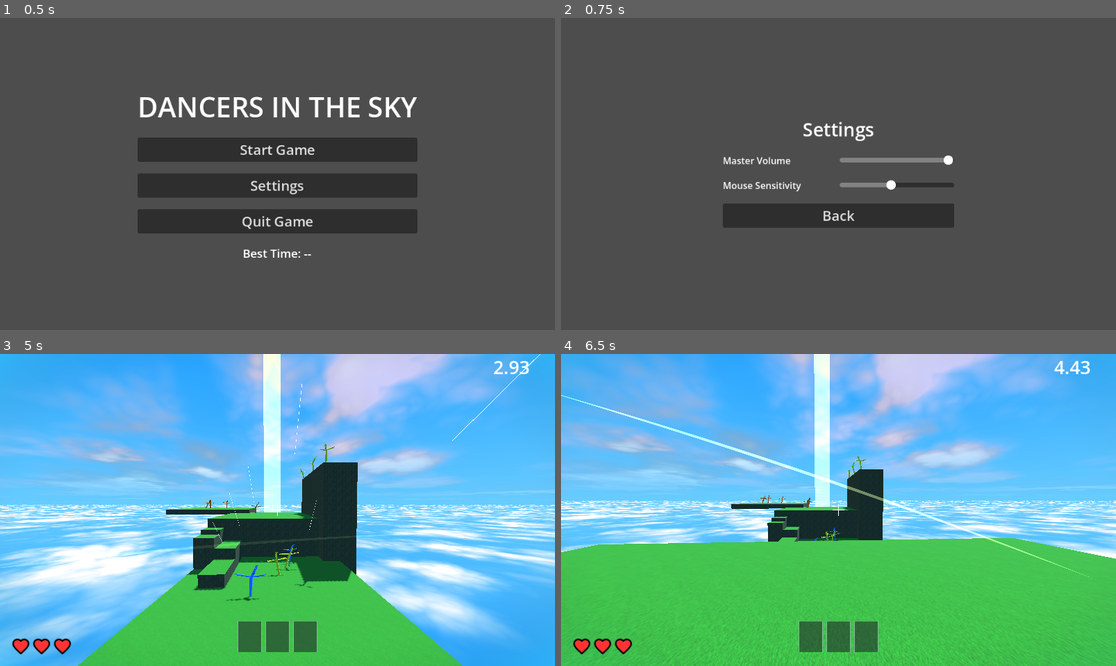
Above: before the commit, frames 1-4 (two rows, left to right).
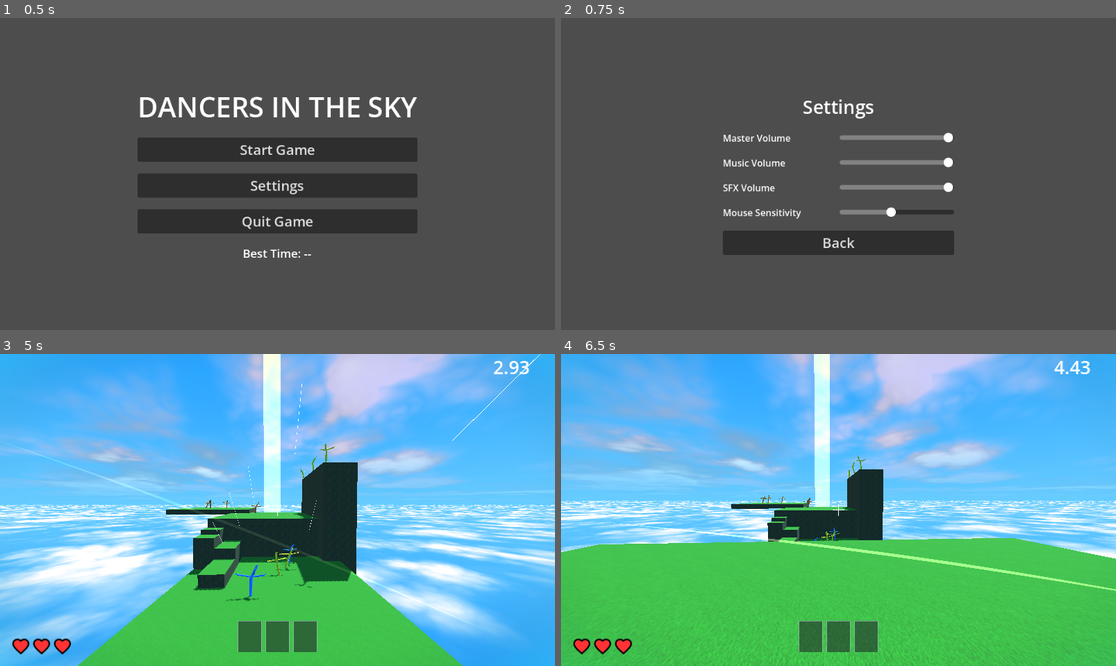
Above: after the commit, the same moments.

Repository: drekunia/tubeland
Game: Godot game, scene res://scenes/system/main_menu.tscn
Two runs of this game, one before a commit and one after it. Both use one fixed random seed, a clock stepped at 60 frames per second and the inputs below. The engine's default icon, where the game draws it, is replaced by a stand-in: a white triangle on a blue panel in a dark square. Sound files missing from this copy of the repository are replaced by a short silence.
Inputs (mouse positions are in pixels of both pictures, inside the frame that each line leads up to):
- Up to frame 1 (0.5 s): no input
- Up to frame 2 (0.75 s): click "Settings" at 0.5 s
- Up to frame 3 (5 s): click "Back" at 1.25 s; click "Start Game" at 2 s; move the mouse to (305, 510) at 2.77 s; press the mouse at (305, 510) at 2.78 s; hold W (move_forward) from 2.78 s (still down); tap Space (jump) at 3.02, 3.05, 3.32, 3.6, 3.77, 4.07, 4.55 s; move the mouse to (249, 510) at 3.52 s; release the mouse at (249, 510) at 3.53 s; click (249, 510) at 3.8 s; move the mouse to (288, 503) at 4.27 s; press the mouse at (288, 503) at 4.28 s
- Up to frame 4 (6.5 s): keep holding W (move_forward); move the mouse to (832, 516) at 5.02 s; release the mouse at (832, 516) at 5.03 s; right-click (832, 516) at 5.1 s; tap Space (jump) at 5.27, 5.57, 6.02, 6.05, 6.32 s; click (832, 516) at 5.3 s; move the mouse to (877, 513) at 5.77 s; press the mouse at (877, 513) at 5.78 s; tap G (reset_checkpoint) at 6.4 s

Frame 1 is identical in both runs. In frame 2, 8.4% of the frame differs, in the area x 29-71%, y 26-76%; in frame 3, less than 0.1%; in frame 4, 1.3%.

Commit message:
sounds

Diff:
--- a/scenes/system/main_menu.tscn
+++ b/scenes/system/main_menu.tscn
@@ -91,6 +91,38 @@
 step = 1.0
 value = 10.0
 
+[node name="MusicHBox" type="HBoxContainer" parent="SettingsVBox"]
+layout_mode = 2
+
+[node name="Label" type="Label" parent="SettingsVBox/MusicHBox"]
+layout_mode = 2
+size_flags_horizontal = 3
+text = "Music Volume"
+
+[node name="MusicSlider" type="HSlider" parent="SettingsVBox/MusicHBox"]
+layout_mode = 2
+size_flags_horizontal = 3
+size_flags_vertical = 4
+max_value = 10.0
+step = 1.0
+value = 10.0
+
+[node name="SFXHBox" type="HBoxContainer" parent="SettingsVBox"]
+layout_mode = 2
+
+[node name="Label" type="Label" parent="SettingsVBox/SFXHBox"]
+layout_mode = 2
+size_flags_horizontal = 3
+text = "SFX Volume"
+
+[node name="SFXSlider" type="HSlider" parent="SettingsVBox/SFXHBox"]
+layout_mode = 2
+size_flags_horizontal = 3
+size_flags_vertical = 4
+max_value = 10.0
+step = 1.0
+value = 10.0
+
 [node name="SensHBox" type="HBoxContainer" parent="SettingsVBox"]
 layout_mode = 2
 
@@ -117,5 +149,7 @@
 [connection signal="pressed" from="MainVBox/SettingsButton" to="." method="_on_settings_button_pressed"]
 [connection signal="pressed" from="MainVBox/QuitButton" to="." method="_on_quit_button_pressed"]
 [connection signal="value_changed" from="SettingsVBox/VolumeHBox/VolumeSlider" to="." method="_on_volume_slider_value_changed"]
+[connection signal="value_changed" from="SettingsVBox/MusicHBox/MusicSlider" to="." method="_on_music_slider_value_changed"]
+[connection signal="value_changed" from="SettingsVBox/SFXHBox/SFXSlider" to="." method="_on_sfx_slider_value_changed"]
 [connection signal="value_changed" from="SettingsVBox/SensHBox/SensSlider" to="." method="_on_sens_slider_value_changed"]
 [connection signal="pressed" from="SettingsVBox/BackButton" to="." method="_on_settings_back_button_pressed"]
--- a/scenes/system/pause_menu.tscn
+++ b/scenes/system/pause_menu.tscn
@@ -105,6 +105,38 @@
 step = 1.0
 value = 10.0
 
+[node name="MusicHBox" type="HBoxContainer" parent="SettingsVBox"]
+layout_mode = 2
+
+[node name="Label" type="Label" parent="SettingsVBox/MusicHBox"]
+layout_mode = 2
+size_flags_horizontal = 3
+text = "Music Volume"
+
+[node name="MusicSlider" type="HSlider" parent="SettingsVBox/MusicHBox"]
+layout_mode = 2
+size_flags_horizontal = 3
+size_flags_vertical = 4
+max_value = 10.0
+step = 1.0
+value = 10.0
+
+[node name="SFXHBox" type="HBoxContainer" parent="SettingsVBox"]
+layout_mode = 2
+
+[node name="Label" type="Label" parent="SettingsVBox/SFXHBox"]
+layout_mode = 2
+size_flags_horizontal = 3
+text = "SFX Volume"
+
+[node name="SFXSlider" type="HSlider" parent="SettingsVBox/SFXHBox"]
+layout_mode = 2
+size_flags_horizontal = 3
+size_flags_vertical = 4
+max_value = 10.0
+step = 1.0
+value = 10.0
+
 [node name="SensHBox" type="HBoxContainer" parent="SettingsVBox"]
 layout_mode = 2
 
@@ -132,5 +164,7 @@
 [connection signal="pressed" from="MainVBox/SettingsButton" to="." method="_on_settings_button_pressed"]
 [connection signal="pressed" from="MainVBox/ExitButton" to="." method="_on_exit_button_pressed"]
 [connection signal="value_changed" from="SettingsVBox/VolumeHBox/VolumeSlider" to="." method="_on_volume_slider_value_changed"]
+[connection signal="value_changed" from="SettingsVBox/MusicHBox/MusicSlider" to="." method="_on_music_slider_value_changed"]
+[connection signal="value_changed" from="SettingsVBox/SFXHBox/SFXSlider" to="." method="_on_sfx_slider_value_changed"]
 [connection signal="value_changed" from="SettingsVBox/SensHBox/SensSlider" to="." method="_on_sens_slider_value_changed"]
 [connection signal="pressed" from="SettingsVBox/BackButton" to="." method="_on_settings_back_button_pressed"]
--- a/scripts/enemies/target_dummy.gd
+++ b/scripts/enemies/target_dummy.gd
@@ -84,6 +84,15 @@
 	var proj = enemy_projectile_scene.instantiate() as Node3D
 	get_tree().current_scene.add_child(proj)
 
+	# Play shoot sound
+	var sfx = AudioStreamPlayer3D.new()
+	sfx.stream = preload("res://assets/audio/sfx/enemy_shoot.wav")
+	sfx.bus = "SFX"
+	get_tree().current_scene.add_child(sfx)
+	sfx.global_position = global_position
+	sfx.play()
+	sfx.finished.connect(sfx.queue_free)
+
 	# Spawn a bit above the dummy's base position
 	proj.global_position = global_position + Vector3(0, 1.5, 0)
 
@@ -99,6 +108,15 @@
 		die()
 
 func die():
+	# Play die sound attached to scene root so it doesn't get cut off
+	var sfx = AudioStreamPlayer3D.new()
+	sfx.stream = preload("res://assets/audio/sfx/enemy_die.wav")
+	sfx.bus = "SFX"
+	get_tree().current_scene.add_child(sfx)
+	sfx.global_position = global_position
+	sfx.play()
+	sfx.finished.connect(sfx.queue_free)
+
 	collision_layer = 0
 	collision_mask = 0
 	_drop_card()
--- a/scripts/environment/checkpoint.gd
+++ b/scripts/environment/checkpoint.gd
@@ -3,6 +3,14 @@
 func _ready() -> void:
 	add_to_group("checkpoint")
 	body_entered.connect(_on_body_entered)
+
+	# Create AudioStreamPlayer for checkpoint
+	var sfx = AudioStreamPlayer.new()
+	sfx.name = "CheckpointSFX"
+	sfx.stream = preload("res://assets/audio/sfx/checkpoint_reached.wav")
+	sfx.bus = "SFX"
+	add_child(sfx)
+
 
 	var pos2d = Vector2(global_position.x, global_position.z)
 	var is_touched = false
@@ -158,6 +166,8 @@
 			if "current_health" in body:
 				GameEvents.saved_health = body.current_health
 		else:
+			if has_node("CheckpointSFX"):
+				$CheckpointSFX.play()
 			GameEvents.set_checkpoint(global_position)
 			var godray = get_node_or_null("../GodRay")
 			if godray:
--- a/scripts/player/melee_hitbox.gd
+++ b/scripts/player/melee_hitbox.gd
@@ -8,6 +8,12 @@
 @export var hit_spark_scene: PackedScene
 
 var can_melee: bool = true
+
+var swing_sounds = [
+	preload("res://assets/audio/sfx/melee_swing-1.wav"),
+	preload("res://assets/audio/sfx/melee_swing-2.wav"),
+	preload("res://assets/audio/sfx/melee_swing-3.wav")
+]
 
 func _ready() -> void:
 	collide_with_areas = true
@@ -27,6 +33,13 @@
 		return
 
 	can_melee = false
+
+	var swing_sfx = AudioStreamPlayer3D.new()
+	swing_sfx.stream = swing_sounds[randi() % swing_sounds.size()]
+	swing_sfx.bus = "SFX"
+	add_child(swing_sfx)
+	swing_sfx.play()
+	swing_sfx.finished.connect(swing_sfx.queue_free)
 
 	if slash_visual:
 		var mat = slash_visual.get_active_material(0)
@@ -53,6 +66,13 @@
 	force_shapecast_update()
 
 	if is_colliding():
+		var hit_sfx = AudioStreamPlayer3D.new()
+		hit_sfx.stream = preload("res://assets/audio/sfx/melee_hit.wav")
+		hit_sfx.bus = "SFX"
+		add_child(hit_sfx)
+		hit_sfx.play()
+		hit_sfx.finished.connect(hit_sfx.queue_free)
+
 		var hit_point = get_collision_point(0)
 		var hit_normal = get_collision_normal(0)
 
--- a/scripts/player/player_controller.gd
+++ b/scripts/player/player_controller.gd
@@ -27,6 +27,7 @@
 var dash_hit_targets: Array[Node] = []
 var _start_spawn_position: Vector3
 var time_alive: float = 0.0
+var footstep_timer: float = 0.0
 
 func _ready() -> void:
 	_start_spawn_position = global_position
@@ -58,6 +59,14 @@
 	current_health -= amount
 	GameEvents.player_health_changed.emit(current_health, max_health)
 
+	if current_health > 0:
+		var sfx = AudioStreamPlayer3D.new()
+		sfx.stream = preload("res://assets/audio/sfx/player_hurt.wav")
+		sfx.bus = "SFX"
+		add_child(sfx)
+		sfx.play()
+		sfx.finished.connect(sfx.queue_free)
+
 	if current_health <= 0:
 		die()
 
@@ -68,6 +77,14 @@
 func die() -> void:
 	if has_node("CameraController"):
 		GameEvents.save_camera_euler($CameraController._camera_euler)
+
+	var sfx = AudioStreamPlayer.new()
+	sfx.stream = preload("res://assets/audio/sfx/player_die.wav")
+	sfx.bus = "SFX"
+	var root = get_tree().root
+	root.add_child(sfx)
+	sfx.play()
+	sfx.finished.connect(sfx.queue_free)
 
 	# Empty the card hand on death/reset as requested
 	GameEvents.has_saved_card_hand = false
@@ -94,6 +111,12 @@
 
 	if Input.is_action_just_pressed("jump") and is_on_floor():
 		velocity.y = jump_velocity
+		var sfx = AudioStreamPlayer3D.new()
+		sfx.stream = preload("res://assets/audio/sfx/jump.wav")
+		sfx.bus = "SFX"
+		add_child(sfx)
+		sfx.play()
+		sfx.finished.connect(sfx.queue_free)
 
 	if Input.is_action_just_pressed("use_card") and not _card_hand.is_empty():
 		_use_card()
@@ -114,6 +137,20 @@
 
 	var pre_dash_vel := velocity
 	move_and_slide()
+
+	if is_on_floor() and horizontal_vel.length() > 0.5:
+		footstep_timer -= delta
+		if footstep_timer <= 0.0:
+			footstep_timer = 0.4
+			var sfx = AudioStreamPlayer3D.new()
+			sfx.stream = preload("res://assets/audio/sfx/footstep.wav")
+			sfx.bus = "SFX"
+			sfx.pitch_scale = randf_range(0.9, 1.1)
+			add_child(sfx)
+			sfx.play()
+			sfx.finished.connect(sfx.queue_free)
+	else:
+		footstep_timer = 0.0
 
 	if dash_time_remaining > 0.0:
 		dash_time_remaining -= delta
--- a/scripts/system/global_settings.gd
+++ b/scripts/system/global_settings.gd
@@ -1,6 +1,8 @@
 extends Node
 
 var master_volume: float = 10.0 # 0.0 to 10.0
+var music_volume: float = 10.0 # 0.0 to 10.0
+var sfx_volume: float = 10.0 # 0.0 to 10.0
 var mouse_sensitivity: float = 5.0
 var best_time: float = 0.0 # 0.0 means no best time yet
 
@@ -12,6 +14,8 @@
 func save_settings():
 	var config = ConfigFile.new()
 	config.set_value("Audio", "master_volume", master_volume)
+	config.set_value("Audio", "music_volume", music_volume)
+	config.set_value("Audio", "sfx_volume", sfx_volume)
 	config.set_value("Controls", "mouse_sensitivity", mouse_sensitivity)
 	config.set_value("Stats", "best_time", best_time)
 	config.save(SAVE_PATH)
@@ -21,11 +25,30 @@
 	var err = config.load(SAVE_PATH)
 	if err == OK:
 		master_volume = config.get_value("Audio", "master_volume", 10.0)
+		music_volume = config.get_value("Audio", "music_volume", 10.0)
+		sfx_volume = config.get_value("Audio", "sfx_volume", 10.0)
 		mouse_sensitivity = config.get_value("Controls", "mouse_sensitivity", 5.0)
 		best_time = config.get_value("Stats", "best_time", 0.0)
 
 	apply_settings()
 
 func apply_settings():
-	var bus_index = AudioServer.get_bus_index("Master")
-	AudioServer.set_bus_volume_db(bus_index, linear_to_db(master_volume / 10.0))
+	# Ensure Music and SFX buses exist
+	var music_idx = AudioServer.get_bus_index("Music")
+	if music_idx == -1:
+		AudioServer.add_bus()
+		music_idx = AudioServer.get_bus_count() - 1
+		AudioServer.set_bus_name(music_idx, "Music")
+		AudioServer.set_bus_send(music_idx, "Master")
+
+	var sfx_idx = AudioServer.get_bus_index("SFX")
+	if sfx_idx == -1:
+		AudioServer.add_bus()
+		sfx_idx = AudioServer.get_bus_count() - 1
+		AudioServer.set_bus_name(sfx_idx, "SFX")
+		AudioServer.set_bus_send(sfx_idx, "Master")
+
+	var master_idx = AudioServer.get_bus_index("Master")
+	AudioServer.set_bus_volume_db(master_idx, linear_to_db(master_volume / 10.0))
+	AudioServer.set_bus_volume_db(music_idx, linear_to_db(music_volume / 10.0) - 6.0)
+	AudioServer.set_bus_volume_db(sfx_idx, linear_to_db(sfx_volume / 10.0) + 9.0)
--- a/scripts/system/main_menu.gd
+++ b/scripts/system/main_menu.gd
@@ -5,6 +5,8 @@
 @onready var quit_button = $MainVBox/QuitButton
 
 @onready var volume_slider = $SettingsVBox/VolumeHBox/VolumeSlider
+@onready var music_slider = $SettingsVBox/MusicHBox/MusicSlider
+@onready var sfx_slider = $SettingsVBox/SFXHBox/SFXSlider
 @onready var sens_slider = $SettingsVBox/SensHBox/SensSlider
 @onready var best_time_label = $MainVBox/BestTimeLabel
 
@@ -18,8 +20,12 @@
 
 	# Load settings to UI
 	volume_slider.value = GlobalSettings.master_volume
+	music_slider.value = GlobalSettings.music_volume
+	sfx_slider.value = GlobalSettings.sfx_volume
 	sens_slider.value = GlobalSettings.mouse_sensitivity
 	_setup_slider_theme(volume_slider)
+	_setup_slider_theme(music_slider)
+	_setup_slider_theme(sfx_slider)
 	_setup_slider_theme(sens_slider)
 
 func _setup_slider_theme(slider: HSlider):
@@ -70,5 +76,13 @@
 	GlobalSettings.master_volume = value
 	GlobalSettings.apply_settings()
 
+func _on_music_slider_value_changed(value):
+	GlobalSettings.music_volume = value
+	GlobalSettings.apply_settings()
+
+func _on_sfx_slider_value_changed(value):
+	GlobalSettings.sfx_volume = value
+	GlobalSettings.apply_settings()
+
 func _on_sens_slider_value_changed(value):
 	GlobalSettings.mouse_sensitivity = value
--- a/scripts/system/music_player.gd
+++ b/scripts/system/music_player.gd
@@ -8,7 +8,7 @@
 	add_child(audio_player)
 	audio_player.stream = game_music
 	audio_player.process_mode = Node.PROCESS_MODE_ALWAYS
-	audio_player.bus = "Master"
+	audio_player.bus = "Music"
 
 func play_game_music():
 	if not audio_player.playing:
--- a/scripts/ui/pause_menu.gd
+++ b/scripts/ui/pause_menu.gd
@@ -4,12 +4,16 @@
 @onready var settings_vbox = $SettingsVBox
 
 @onready var volume_slider = $SettingsVBox/VolumeHBox/VolumeSlider
+@onready var music_slider = $SettingsVBox/MusicHBox/MusicSlider
+@onready var sfx_slider = $SettingsVBox/SFXHBox/SFXSlider
 @onready var sens_slider = $SettingsVBox/SensHBox/SensSlider
 
 func _ready():
 	process_mode = Node.PROCESS_MODE_ALWAYS
 	hide()
 	_setup_slider_theme(volume_slider)
+	_setup_slider_theme(music_slider)
+	_setup_slider_theme(sfx_slider)
 	_setup_slider_theme(sens_slider)
 
 func _setup_slider_theme(slider: HSlider):
@@ -53,6 +57,8 @@
 
 func show_settings():
 	volume_slider.value = GlobalSettings.master_volume
+	music_slider.value = GlobalSettings.music_volume
+	sfx_slider.value = GlobalSettings.sfx_volume
 	sens_slider.value = GlobalSettings.mouse_sensitivity
 	main_vbox.hide()
 	settings_vbox.show()
@@ -82,5 +88,13 @@
 	GlobalSettings.master_volume = value
 	GlobalSettings.apply_settings()
 
+func _on_music_slider_value_changed(value):
+	GlobalSettings.music_volume = value
+	GlobalSettings.apply_settings()
+
+func _on_sfx_slider_value_changed(value):
+	GlobalSettings.sfx_volume = value
+	GlobalSettings.apply_settings()
+
 func _on_sens_slider_value_changed(value):
 	GlobalSettings.mouse_sensitivity = value
Not shown, added: assets/audio/sfx/checkpoint_reached.wav.import
Not shown, added: assets/audio/sfx/enemy_die.wav.import
Not shown, added: assets/audio/sfx/enemy_shoot.wav.import
Not shown, added: assets/audio/sfx/footstep.wav.import
Not shown, added: assets/audio/sfx/jump.wav.import
Not shown, added: assets/audio/sfx/melee_hit.wav.import
Not shown, added: assets/audio/sfx/melee_swing-1.wav.import
Not shown, added: assets/audio/sfx/melee_swing-2.wav.import
Not shown, added: assets/audio/sfx/melee_swing-3.wav.import
Not shown, added: assets/audio/sfx/player_die.wav.import
Not shown, added: assets/audio/sfx/player_hurt.wav.import
Not shown, added: assets/audio/sfx/checkpoint_reached.wav
(and 10 more such lines)
